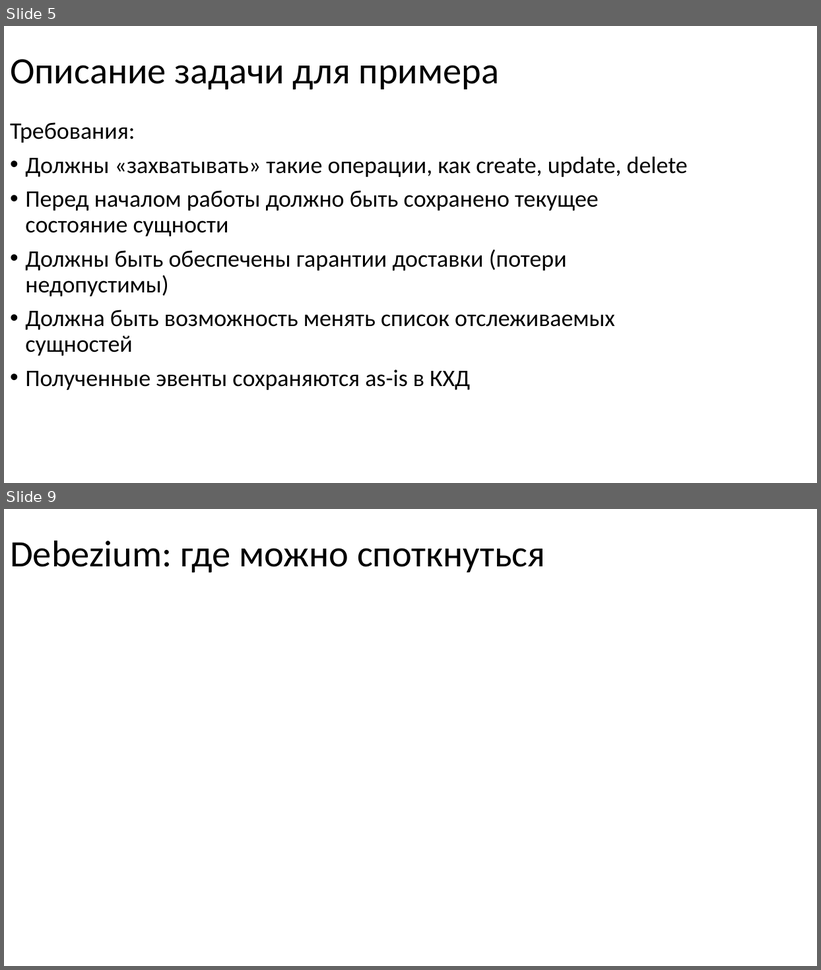
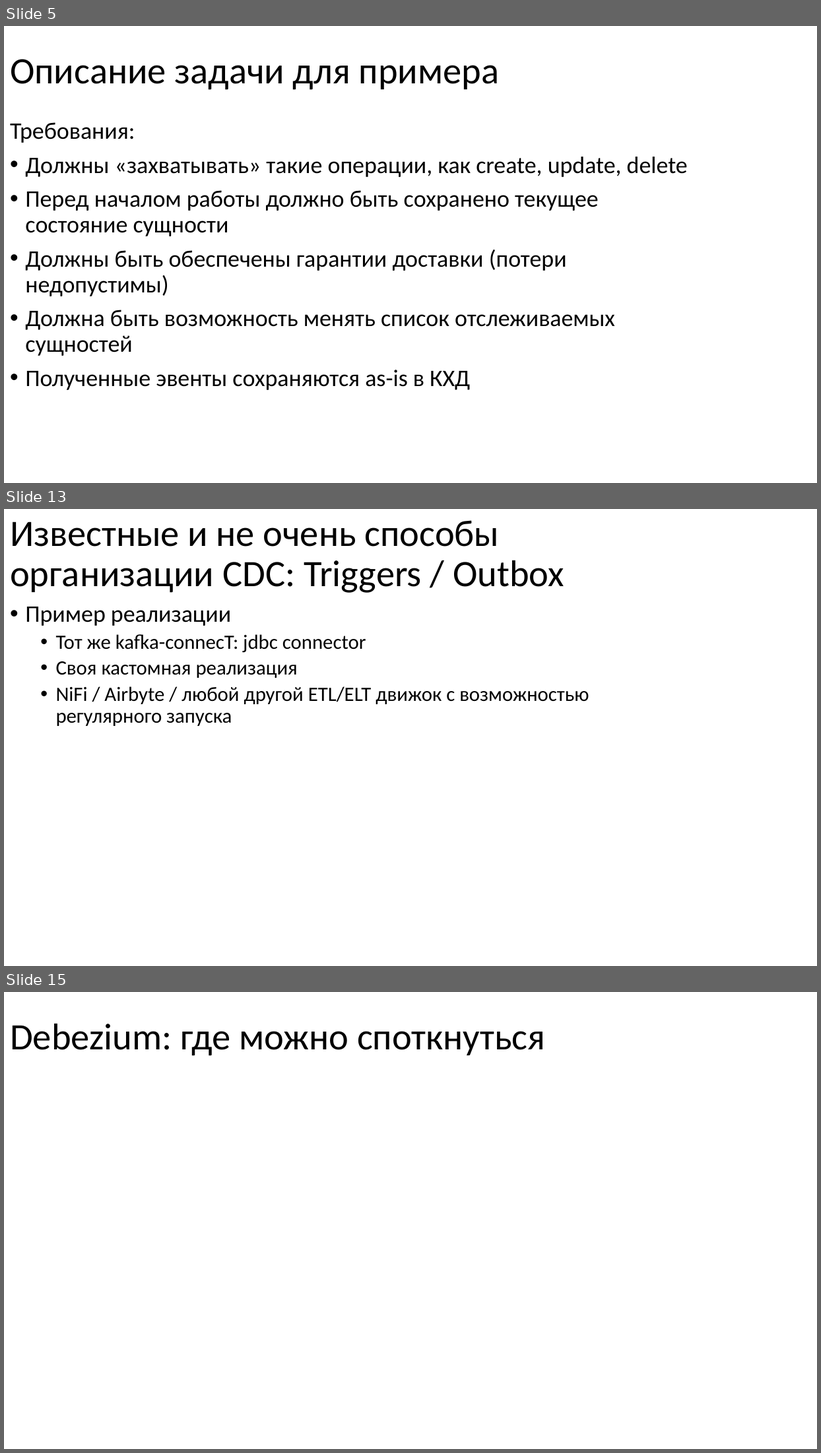
Before and after one commit to nryanov/presentations, a slide deck: smartdata/cdc-via-debezium/debezium-smartdata2025.pptx. Shown one above the other, each under a label of ours: slides 5 and 9 before the commit, slides 5, 13 and 15 after it; the slides between them are not shown. The pictures are 821x970 and 821x1453 pixels, drawn with LibreOffice and Linux fonts; fonts in the diff are those of the drawing. Boxes give left, top, right and bottom in pixels: in the first picture for what was removed or moved away, otherwise in the second. Text is boxed around its words. In the diff, an @@ line names an element or a change of style, - is before the commit and + after.

```diff
--- a/smartdata/cdc-via-debezium/debezium-smartdata2025.pptx
+++ b/smartdata/cdc-via-debezium/debezium-smartdata2025.pptx
@@ slide 13 added at (4, 509, 817, 966), background #FFFFFF @@
@@ title added at (10, 520, 564, 593), 44 pt, text #000000 @@
+Известные и не очень способы организации CDC: Triggers / Outbox
@@ text added at (25, 607, 589, 726), 24 pt, text #000000 @@
+• Пример реализации
+  • Тот же kafka-connecT: jdbc connector
+  • Своя кастомная реализация
+  • NiFi / Airbyte / любой другой ETL/ELT движок с возможностью регулярного запуска
@@ what was slide 9 is now slide 15 @@
```
Also in this commit, not shown: 4 slides changed, 6 other slides added.
